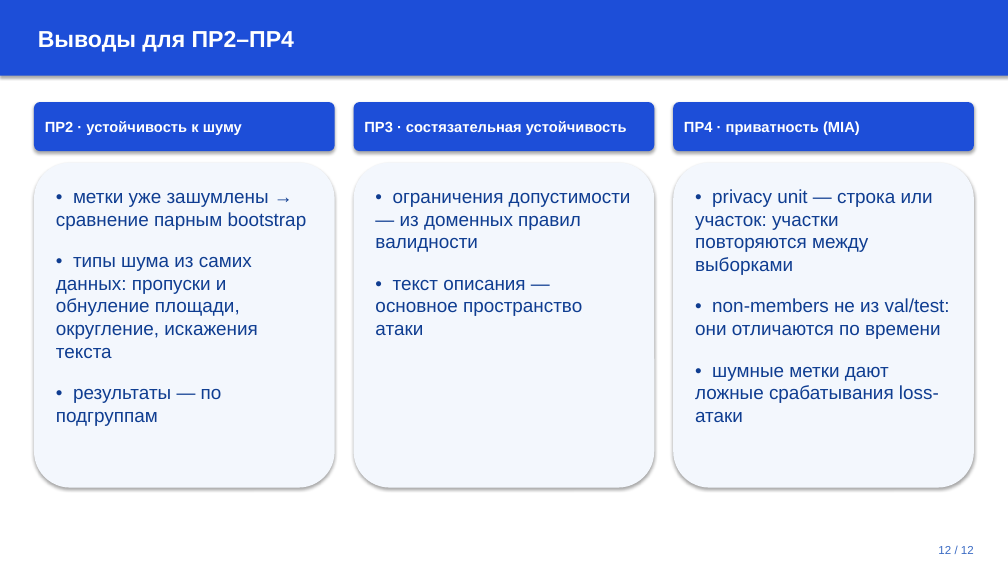
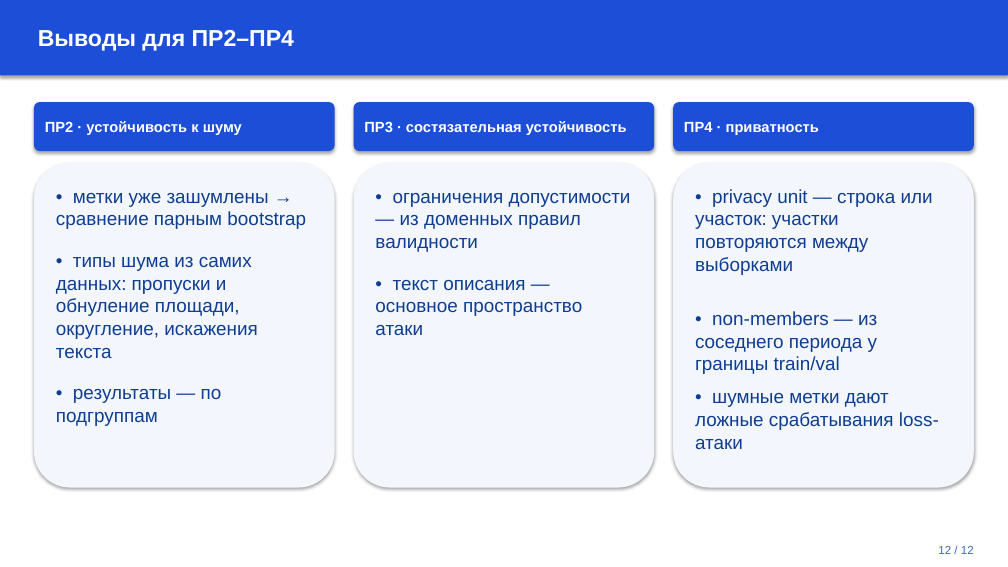
Before and after one commit to DeaDog911/ai-security, a slide deck: slide 12 of presentations/ПР1 Качество данных.pptx. Drawn at 1008x567 pixels with LibreOffice and Linux fonts; fonts in the diff are those of the drawing. Boxes give left, top, right and bottom in pixels: in the first picture for what was removed or moved away, otherwise in the second. Text is boxed around its words. In the diff, an @@ line names an element or a change of style, - is before the commit and + after.

```diff
--- a/presentations/ПР1 Качество данных.pptx
+++ b/presentations/ПР1 Качество данных.pptx
@@ text in rounded rectangle at (684,122,819,135): text changed @@
-ПР4 · приватность (MIA)
+ПР4 · приватность
@@ text in rounded rectangle at (695,311,877,374): text changed @@
-• non-members не из val/test: они отличаются по времени
+• non-members — из соседнего периода у границы train/val
```
Also in this commit, not shown: 2 other slides changed, 44 other files.
